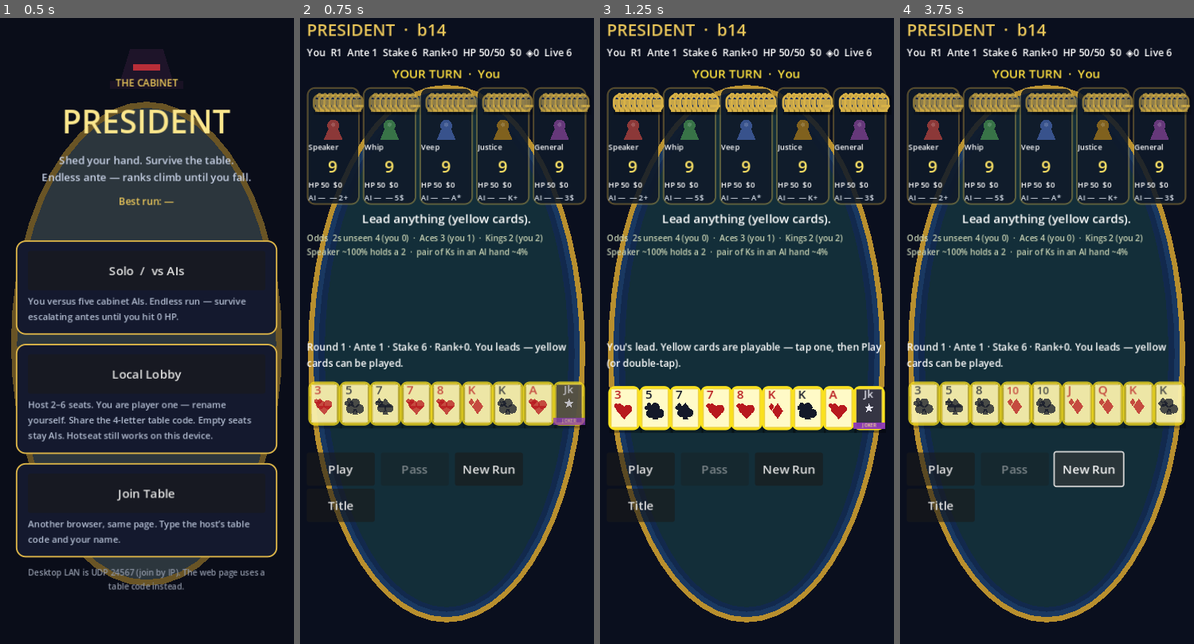
Above: before the commit, frames 1-4 (left to right).
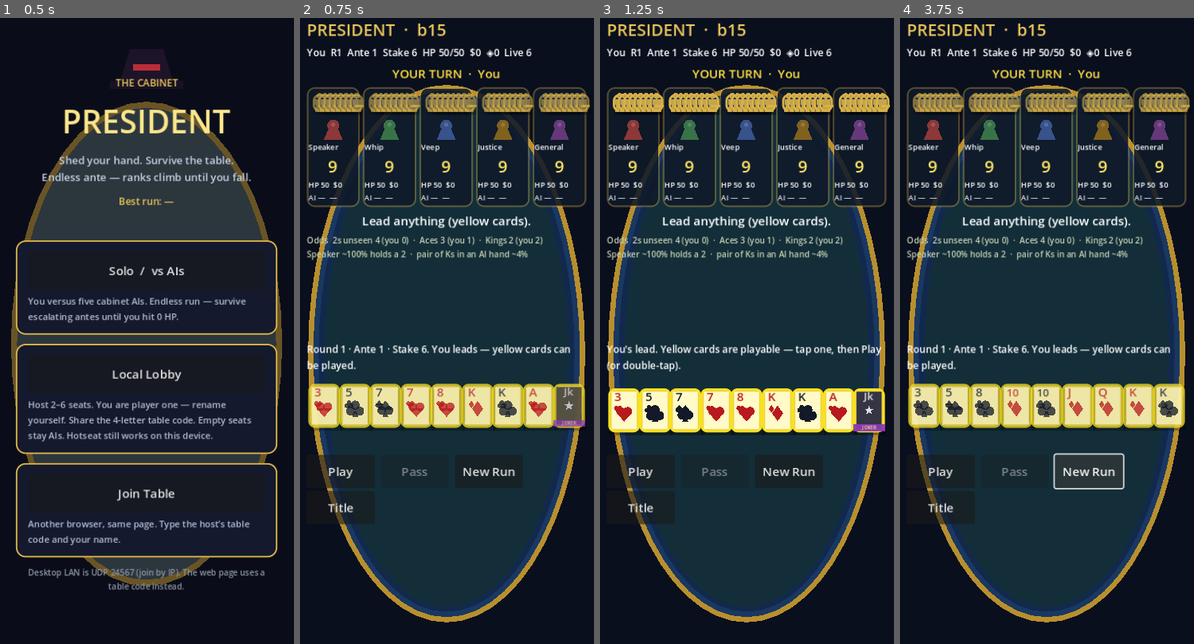
Above: after the commit, the same moments.

Repository: ContinuityDev/Solitaire-roguelike
Game: Godot game, scene res://scenes/main.tscn
Same seed, same stepped clock (60 frames per second), same inputs: the game is played once before the commit and once after it.
Inputs:
- Up to frame 1 (0.5 s): no input
- Up to frame 2 (0.75 s): click "Solo / vs AIs" at 0.5 s
- Up to frame 3 (1.25 s): no input
- Up to frame 4 (3.75 s): click "Play" at 1.25 s; click "Play" at 2 s; click "Play" at 2.75 s; click "New Run" at 3.5 s

Frame 1 is identical in both runs. In frame 2, 7.2% of the frame differs, in the area x 2-98%, y 1-81%; in frame 3, 6.8%; in frame 4, 7.4%.

Commit message:
Disable auto rank inflation; AI shop after round 1 (b15)
Remove per-round deal Rank+ inflation — faces only change via upgrades /
binds / Incumbent. AIs start vanilla in round 1, then buy up to two gold
desk items between rounds; seat plaques show their loadout. Re-export
docs/ as build b15 for GitHub Pages.

Co-authored-by: ContinuityDev <ContinuityDev@users.noreply.github.com>

Diff:
--- a/scripts/main.gd
+++ b/scripts/main.gd
@@ -3,7 +3,7 @@
 ## President. Title → Solo vs AIs, hotseat lobby, or a joinable table (host = P1).
 
 ## Bump when shipping a web export to docs/ so Pages playtesters can confirm the build.
-const BUILD_ID: String = "14"
+const BUILD_ID: String = "15"
 
 signal trade_confirmed
 
@@ -519,7 +519,16 @@
 	last.name = "Last"
 	last.add_theme_font_size_override("font_size", 10)
 	last.clip_text = true
+	last.mouse_filter = Control.MOUSE_FILTER_STOP
 	box.add_child(last)
+	var gear: Label = Label.new()
+	gear.name = "Gear"
+	gear.add_theme_font_size_override("font_size", 9)
+	gear.add_theme_color_override("font_color", Color(0.75, 0.82, 0.95))
+	gear.clip_text = true
+	gear.autowrap_mode = TextServer.AUTOWRAP_WORD_SMART
+	gear.mouse_filter = Control.MOUSE_FILTER_STOP
+	box.add_child(gear)
 	var peek: Label = Label.new()
 	peek.name = "Peek"
 	peek.add_theme_font_size_override("font_size", 9)
@@ -566,10 +575,10 @@
 	game.setup(live, run.rng, 0, 0, 0, run.lead_seat())
 	var deal_logs: Array = run.apply_deal_effects(game)
 	if _is_human(game.current_player):
-		_message("Round %d · Ante %d · Stake %d · Rank+%s. %s leads — yellow cards can be played." % [
-			run.round_n, run.ante(), run.stake(), NumFormat.compact(run.rank_bonus()), run.name_of(game.current_player)])
+		_message("Round %d · Ante %d · Stake %d. %s leads — yellow cards can be played." % [
+			run.round_n, run.ante(), run.stake(), run.name_of(game.current_player)])
 	else:
-		_message("Round %d · Ante %d. %s leads." % [run.round_n, run.ante(), run.name_of(game.current_player)])
+		_message("Round %d · Ante %d · Stake %d. %s leads." % [run.round_n, run.ante(), run.stake(), run.name_of(game.current_player)])
 	if not deal_logs.is_empty():
 		for line in deal_logs:
 			run.log_event(str(line))
@@ -1226,8 +1235,8 @@
 
 func _show_results() -> void:
 	_desk_phase = "table"
-	var title: String = "Round %d  ·  ante %d  ·  stake %d  ·  rank+%s" % [
-		run.round_n, run.ante(), run.stake(), NumFormat.compact(run.rank_bonus())]
+	var title: String = "Round %d  ·  ante %d  ·  stake %d" % [
+		run.round_n, run.ante(), run.stake()]
 	var log_text: String = "\n".join(run.trade_log) if not run.trade_log.is_empty() else ""
 	var acts: Array = [] if _is_hotseat() else run.result_action_ids_of(_view_seat)
 	_results.present_round(title, _results_rows(), _tribute_preview(), log_text, acts, true)
@@ -1396,8 +1405,8 @@
 	var role_bit: String = "  %s" % role if not run.living_finish().is_empty() else ""
 	var bind: String = run.rank_mod_short(_view_seat)
 	var s: int = _view_seat
-	_hud.text = "%s  R%d  Ante %d  Stake %d  Rank+%s  HP %d/%d  $%d  ◈%d  Live %d%s%s" % [
-		run.name_of(s), run.round_n, run.ante(), run.stake(), NumFormat.compact(run.rank_bonus()),
+	_hud.text = "%s  R%d  Ante %d  Stake %d  HP %d/%d  $%d  ◈%d  Live %d%s%s" % [
+		run.name_of(s), run.round_n, run.ante(), run.stake(),
 		int(run.hp[s]), int(run.seat_max_hp[s]), run.gold_of(s), run.chips_of(s), run.living_seats().size(), role_bit, bind]
 
 func _set_buttons() -> void:
@@ -1439,6 +1448,7 @@
 		var badge: Label = box.get_node("Badge")
 		var hp: Label = box.get_node("Hp")
 		var last: Label = box.get_node("Last")
+		var gear: Label = box.get_node_or_null("Gear")
 		var peek: Label = box.get_node("Peek")
 		var whip: Button = box.get_node("Whip")
 		nm.text = run.name_of(seat).replace("The ", "")
@@ -1494,7 +1504,18 @@
 			last.add_theme_color_override("font_color", Color(0.70, 0.72, 0.78))
 		else:
 			last.add_theme_color_override("font_color", Color(0.85, 0.88, 0.92))
-		last.text = "%s %s  %s%s" % [kind, role, last_bit, run.rank_mod_short(seat)]
+		var loadout: String = run.loadout_short(seat)
+		last.text = "%s %s  %s" % [kind, role, last_bit]
+		if gear != null:
+			if loadout != "":
+				gear.text = loadout.strip_edges().trim_prefix("[").trim_suffix("]")
+				gear.tooltip_text = "%s loadout:%s" % [run.name_of(seat), loadout]
+				gear.visible = true
+			else:
+				gear.text = "—"
+				gear.tooltip_text = "%s — no upgrades yet" % run.name_of(seat)
+				gear.visible = true
+		last.tooltip_text = gear.tooltip_text if gear != null else ""
 		if game.peek_seat == seat and not _is_human(seat):
 			var bits: Array[String] = []
 			for c2 in game.hand_of(seat):
--- a/scripts/president_ai.gd
+++ b/scripts/president_ai.gd
@@ -96,7 +96,9 @@
 			score += 5
 		if RankModDB.is_mod(id):
 			score += 5
-		if id == "forge" or id == "rally":
+		if ComboBuffDB.is_combo(id):
+			score += 5
+		if id == "incumbent" or id == "forge" or id == "rally":
 			score += 4
 		if id == "veto" or id == "filibuster" or id == "tax":
 			score += 4
--- a/scripts/rank.gd
+++ b/scripts/rank.gd
@@ -3,8 +3,9 @@
 
 ## Standard French ranks. President power is 3-low through Ace, with 2s
 ## sitting above Ace as the bomb rank. Rank 0 is a Joker (pile clearer).
-## Ranks 16+ are "super" faces used by round inflation and uncapped promotes;
+## Ranks 16+ are "super" faces from Incumbent / promotes / tooling inflate;
 ## their follow power equals the rank number (so they climb past bombs).
+## Automatic per-round deal inflation is disabled.
 
 const JOKER: int = 0
 ## First rank id above the classic bomb (power 15). Power N (>=16) ↔ rank N.
--- a/scripts/run_manager.gd
+++ b/scripts/run_manager.gd
@@ -194,7 +194,7 @@
 			hp.append(START_HP)
 		else:
 			hp.append(0)
-	_grant_ai_specialties()
+	# AIs start vanilla in round 1 — no free specialty binds. They buy after round 1.
 	whip_used = false
 	last_payout.clear()
 	last_first = 0
@@ -217,9 +217,12 @@
 	run_won = false
 	changed.emit()
 
-func _grant_ai_specialties() -> void:
+## Optional legacy helper: grant the old free AI specialty binds (tests / tooling).
+func grant_ai_specialties() -> void:
 	for seat in range(seat_count):
 		if not is_ai(seat):
+			continue
+		if not rank_mods_of(seat).is_empty():
 			continue
 		var spec: Dictionary = {}
 		if RankModDB.AI_SPEC.has(seat):
@@ -248,14 +251,10 @@
 	var late: int = int((round_n - 1) / 5) * 2
 	return 5 + round_n + (ante() - 1) * 3 + late
 
-## Follow-power added to every dealt card this round (physical rank inflation).
-## Round 1 → 0; accelerates so faces hit K/M while stake climbs faster than economy.
-## Round 2 → 1, Round 5 → 7, Round 10 → 24, Round 20 → 82, Round 40 → 299, …
+## Automatic per-round rank inflation is disabled. Ranks only change via
+## upgrades / binds / Incumbent / combos. Kept as 0 for HUD + legacy call sites.
 func rank_bonus() -> int:
-	var r: int = round_n - 1
-	if r <= 0:
-		return 0
-	return r + int((r * r) / 6)
+	return 0
 
 func gold_of(seat: int) -> int:
 	_ensure_seat_arrays()
@@ -657,6 +656,43 @@
 		bits.append(" " + ComboBuffDB.short_label(buff, int(buff.get("level", 1))))
 	return "".join(bits)
 
+## Compact badge list of a seat's upgrades / binds / actions for AI plaques.
+func loadout_short(seat: int) -> String:
+	var bits: PackedStringArray = PackedStringArray()
+	var mod: String = rank_mod_short(seat).strip_edges()
+	if mod != "":
+		bits.append(mod)
+	var combo: String = combo_short(seat).strip_edges()
+	if combo != "":
+		bits.append(combo)
+	for id in upgrades_of(seat):
+		var sid: String = str(id)
+		if ComboBuffDB.is_combo(sid):
+			continue
+		var info: Dictionary = UpgradeDB.get_by_id(sid)
+		var lab: String = str(info.get("icon", info.get("name", sid)))
+		if lab != "" and not bits.has(lab):
+			bits.append(lab)
+		if bits.size() >= 4:
+			break
+	for id2 in actions_of(seat):
+		var ainfo: Dictionary = ActionDB.get_by_id(str(id2))
+		var alab: String = str(ainfo.get("icon", ainfo.get("name", id2)))
+		if alab != "" and not bits.has(alab):
+			bits.append(alab)
+		if bits.size() >= 5:
+			break
+	for id3 in enhancements_of(seat):
+		var einfo: Dictionary = EnhancementDB.get_by_id(str(id3))
+		var elab: String = str(einfo.get("icon", einfo.get("name", id3)))
+		if elab != "" and not bits.has(elab):
+			bits.append(elab)
+		if bits.size() >= 5:
+			break
+	if bits.is_empty():
+		return ""
+	return " [" + " ".join(bits) + "]"
+
 ## Fire rank customizations + combo buffs when a seat plays.
 ## `base_rank` is the deal-face. Returns {gold, chips, damage, heal, logs, target, retriggers, mult}.
 func trigger_rank_play(seat: int, base_rank: int, hand: Array = [], count: int = 1, is_lead: bool = false, last_card: bool = false) -> Dictionary:
@@ -1052,34 +1088,43 @@
 	var logs: Array = []
 	if not shop_phase:
 		return logs
+	# Round 1 desk opens after the first deal's results — that is the first time
+	# AIs may buy. They start the run with zero upgrades.
 	for seat in range(SEATS):
 		if not is_alive(seat) or is_human(seat):
 			continue
-		var offers: Array = ShopStock.draw_offers(rng, self, ShopStock.AI_SLOTS, seat)
-		var priced: Array = []
-		for o in offers:
-			# AIs only spend gold — skip chip-priced customizations / combos / economy.
-			var oid: String = str(o.get("id", ""))
-			if UpgradeDB.currency_of(o) == "chips" or RankEffectDB.is_rank_fx(oid) or ComboBuffDB.is_combo(oid):
-				continue
-			priced.append(priced_copy_of(seat, o))
-		if priced.is_empty():
-			continue
-		var role: String = RoleTrade.role_of(last_finish, seat)
-		var pick: Dictionary = PresidentAI.choose_shop(priced, gold_of(seat), seat % 3, role)
-		if pick.is_empty():
-			continue
-		var id: String = str(pick.get("id", ""))
-		var price: int = int(pick.get("price", 0))
-		var ok: bool = false
-		match str(pick.get("kind", "upgrade")):
-			"action":
-				ok = buy_action_for(seat, id, price)
-			"enhancement":
-				ok = buy_enhancement_for(seat, id, price)
-			_:
-				ok = buy_upgrade_for(seat, id, price)
-		if ok:
+		# Up to two gold buys per desk so AIs scale across the run.
+		for _buy_i in range(2):
+			var offers: Array = ShopStock.draw_offers(rng, self, ShopStock.AI_SLOTS, seat)
+			var priced: Array = []
+			for o in offers:
+				# AIs only spend gold (no Survivor Chips). Gold combos / rank mods OK.
+				if UpgradeDB.currency_of(o) == "chips":
+					continue
+				var oid: String = str(o.get("id", ""))
+				if RankEffectDB.is_rank_fx(oid):
+					continue
+				priced.append(priced_copy_of(seat, o))
+			if priced.is_empty():
+				break
+			var role: String = RoleTrade.role_of(last_finish, seat)
+			var pick: Dictionary = PresidentAI.choose_shop(priced, gold_of(seat), seat % 3, role)
+			if pick.is_empty():
+				break
+			var id: String = str(pick.get("id", ""))
+			var price: int = int(pick.get("price", 0))
+			var ok: bool = false
+			match str(pick.get("kind", "upgrade")):
+				"action":
+					ok = buy_action_for(seat, id, price)
+				"enhancement":
+					ok = buy_enhancement_for(seat, id, price)
+				"combo":
+					ok = buy_upgrade_for(seat, id, price)
+				_:
+					ok = buy_upgrade_for(seat, id, price)
+			if not ok:
+				break
 			var line: String = "%s buys %s ($%d). Gold left $%d." % [name_of(seat), str(pick.get("name", id)), price, gold_of(seat)]
 			logs.append(line)
 			log_event(line)
@@ -1087,11 +1132,7 @@
 
 func apply_deal_effects(game: PresidentGame) -> Array:
 	var logs: Array = []
-	var bonus: int = rank_bonus()
-	if bonus > 0:
-		Deck.inflate_hands(game.hands, bonus)
-		Deck.inflate_card_list(game.kitty, bonus)
-		logs.append("Rank inflation +%s (ante %d)." % [NumFormat.compact(bonus), ante()])
+	# No automatic rank inflation — faces stay classic unless upgrades change them.
 	for seat in game.living:
 		var s: int = int(seat)
 		Deck._apply_packed(game.hands, s, packed_level_of(s), rng)
--- a/tests/logic_test.gd
+++ b/tests/logic_test.gd
@@ -385,10 +385,11 @@
 	rmod.bind_rank_mod(0, 5, "gold_play")
 	_check(rmod.rank_gold_on_play(0, 5) == 1, "player earns gold on 5s")
 	_check(rmod.rank_gold_on_play(1, 5) == 0, "AI without gold-5s earns nothing on 5s")
-	_check(str(RankModDB.AI_SPEC[1]["effect"]) != "", "Speaker has a starter specialty")
+	_check(str(RankModDB.AI_SPEC[1]["effect"]) != "", "Speaker specialty table still exists for tooling")
 	var spec_run: RunManager = RunManager.new()
 	spec_run.start_new_run()
-	_check(spec_run.rank_mods_of(1).size() >= 1, "AI seats start with a rank bind")
+	_check(spec_run.rank_mods_of(1).is_empty(), "AI seats start round 1 with no rank bind")
+	_check(spec_run.upgrades_of(1).is_empty() and spec_run.actions_of(1).is_empty(), "AI seats start round 1 with no upgrades")
 	_check(spec_run.rank_mods_of(0).is_empty(), "human starts with no rank bind")
 	spec_run.gold = 20
 	_check(spec_run.buy_upgrade("mod_gold_5", 8), "human can buy a rank bind")
@@ -685,6 +686,7 @@
 			bought = true
 	_check(bought, "an AI inventory is no longer empty after shopping")
 	_check(ai_run.gold_of(1) < 40, "AI gold was spent")
+	_check(ai_run.loadout_short(1) != "" or bought, "AI loadout badge reflects purchases")
 	ai_run.actions_of(2).append("filibuster")
 	var g_fili: PresidentGame = PresidentGame.new()
 	g_fili.living = [0, 1, 2]
@@ -901,18 +903,33 @@
 	_check(scale_run.stake() == 6, "round 1 stake is 5+1")
 	scale_run.round_n = 4
 	_check(scale_run.ante() == 2, "round 4 is ante 2")
-	_check(scale_run.rank_bonus() == 3 + int(9 / 6), "round 4 rank bonus formula")
+	_check(scale_run.rank_bonus() == 0, "automatic rank bonus stays 0 in later rounds")
 	_check(scale_run.stake() == 5 + 4 + 3, "round 4 stake adds ante pressure")
 	scale_run.round_n = 10
-	_check(scale_run.rank_bonus() == 9 + int(81 / 6), "round 10 rank bonus accelerates")
-	_check(scale_run.rank_bonus() >= 20, "mid-run bonus is meaningful")
+	_check(scale_run.rank_bonus() == 0, "no mid-run automatic rank inflation")
 	_check(scale_run.stake() == 5 + 10 + 9 + 2, "round 10 stake adds late tax")
 	scale_run.round_n = 40
-	_check(scale_run.rank_bonus() >= 200, "late-run bonus is huge")
-
+	_check(scale_run.rank_bonus() == 0, "late-run automatic rank inflation remains off")
+	# Manual inflate helpers still work for Incumbent / blue-value tooling.
 	rng.seed = 99
 	var g_inf: PresidentGame = PresidentGame.new()
 	g_inf.setup([0, 1, 2, 3, 4, 5], rng)
+	var faces_r1: Array = []
+	for c_r1 in g_inf.hand_of(0):
+		faces_r1.append((c_r1 as CardData).rank)
+	# apply_deal_effects must NOT auto-inflate across rounds.
+	scale_run.round_n = 1
+	scale_run.apply_deal_effects(g_inf)
+	var faces_after: Array = []
+	for c_r1b in g_inf.hand_of(0):
+		faces_after.append((c_r1b as CardData).rank)
+	_check(faces_r1 == faces_after, "deal effects do not auto-inflate ranks in round 1")
+	scale_run.round_n = 12
+	scale_run.apply_deal_effects(g_inf)
+	var faces_late: Array = []
+	for c_late in g_inf.hand_of(0):
+		faces_late.append((c_late as CardData).rank)
+	_check(faces_r1 == faces_late, "deal effects do not auto-inflate ranks in later rounds")
 	Deck.inflate_hands(g_inf.hands, 12)
 	var saw_super: bool = false
 	var min_p: int = 999999
@@ -926,8 +943,8 @@
 				min_p = pp
 			if RankSystem.is_super(rr):
 				saw_super = true
-	_check(saw_super, "deal inflation produces super ranks")
-	_check(min_p >= 3 + 12, "inflation lifts the floor by the bonus")
+	_check(saw_super, "manual inflate helper still produces super ranks")
+	_check(min_p >= 3 + 12, "manual inflate lifts the floor by the bonus")
 	g_inf.lead = true
 	g_inf.current_player = 0
 	var any_rank: int = 0
@@ -936,6 +953,34 @@
 			any_rank = (c0 as CardData).rank
 			break
 	_check(g_inf.is_legal_combo({"rank": any_rank, "count": 1}, 0), "super/inflated ranks are legal on lead")
+
+	# AI shop timing: vanilla round 1, buys after desk opens (post round 1).
+	var ai_scale: RunManager = RunManager.new()
+	ai_scale.start_new_run()
+	ai_scale.rng.seed = 11
+	for seat_r1 in range(1, 6):
+		_check(ai_scale.upgrades_of(seat_r1).is_empty() and ai_scale.rank_mods_of(seat_r1).is_empty() \
+			and ai_scale.actions_of(seat_r1).is_empty() and ai_scale.enhancements_of(seat_r1).is_empty(),
+			"AI seat %d has zero upgrades in round 1" % seat_r1)
+	ai_scale.apply_payouts([0, 1, 2, 3, 4, 5])
+	for seat_fund in range(1, 6):
+		ai_scale.seat_gold[seat_fund] = maxi(ai_scale.gold_of(seat_fund), 30)
+	var gold_before_shop: Dictionary = {}
+	for seat_snap in range(1, 6):
+		gold_before_shop[seat_snap] = ai_scale.gold_of(seat_snap)
+	var shop2: Array = ai_scale.open_shop_phase()
+	_check(shop2.size() >= 1, "AIs buy after round 1 desk opens (%d logs)" % shop2.size())
+	var any_ai_gear: bool = false
+	var any_spent: bool = false
+	for seat_bought in range(1, 6):
+		if not ai_scale.upgrades_of(seat_bought).is_empty() or not ai_scale.rank_mods_of(seat_bought).is_empty() \
+			or not ai_scale.actions_of(seat_bought).is_empty() or not ai_scale.enhancements_of(seat_bought).is_empty():
+			any_ai_gear = true
+		if ai_scale.gold_of(seat_bought) < int(gold_before_shop[seat_bought]):
+			any_spent = true
+	_check(any_ai_gear, "at least one AI acquired upgrades after round 1")
+	_check(any_spent, "AIs spend gold on their desk")
+	ai_scale.free()
 
 	var lose_run: RunManager = RunManager.new()
 	lose_run.start_new_run()
Not shown, changed: docs/index.pck
